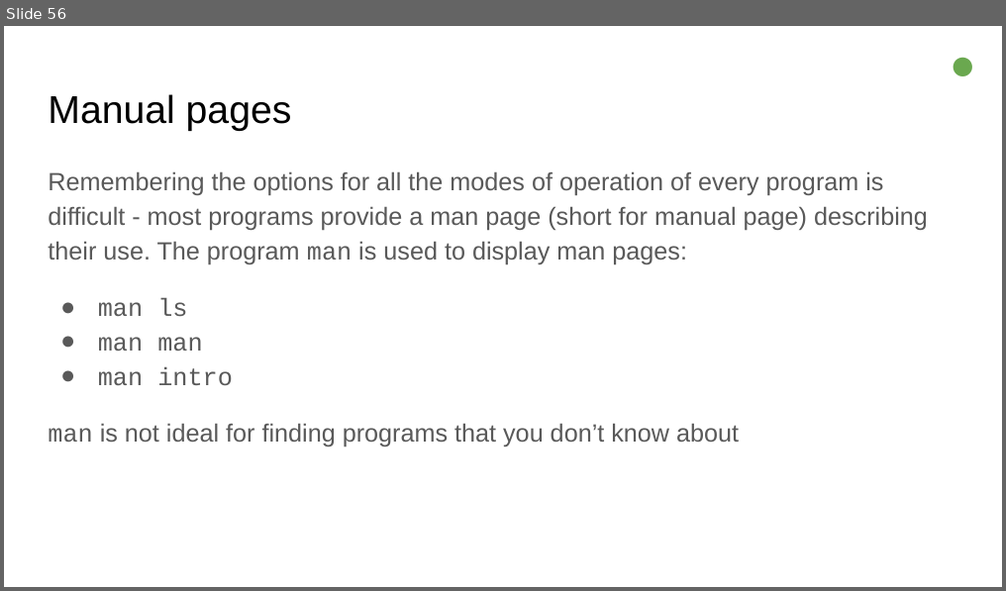
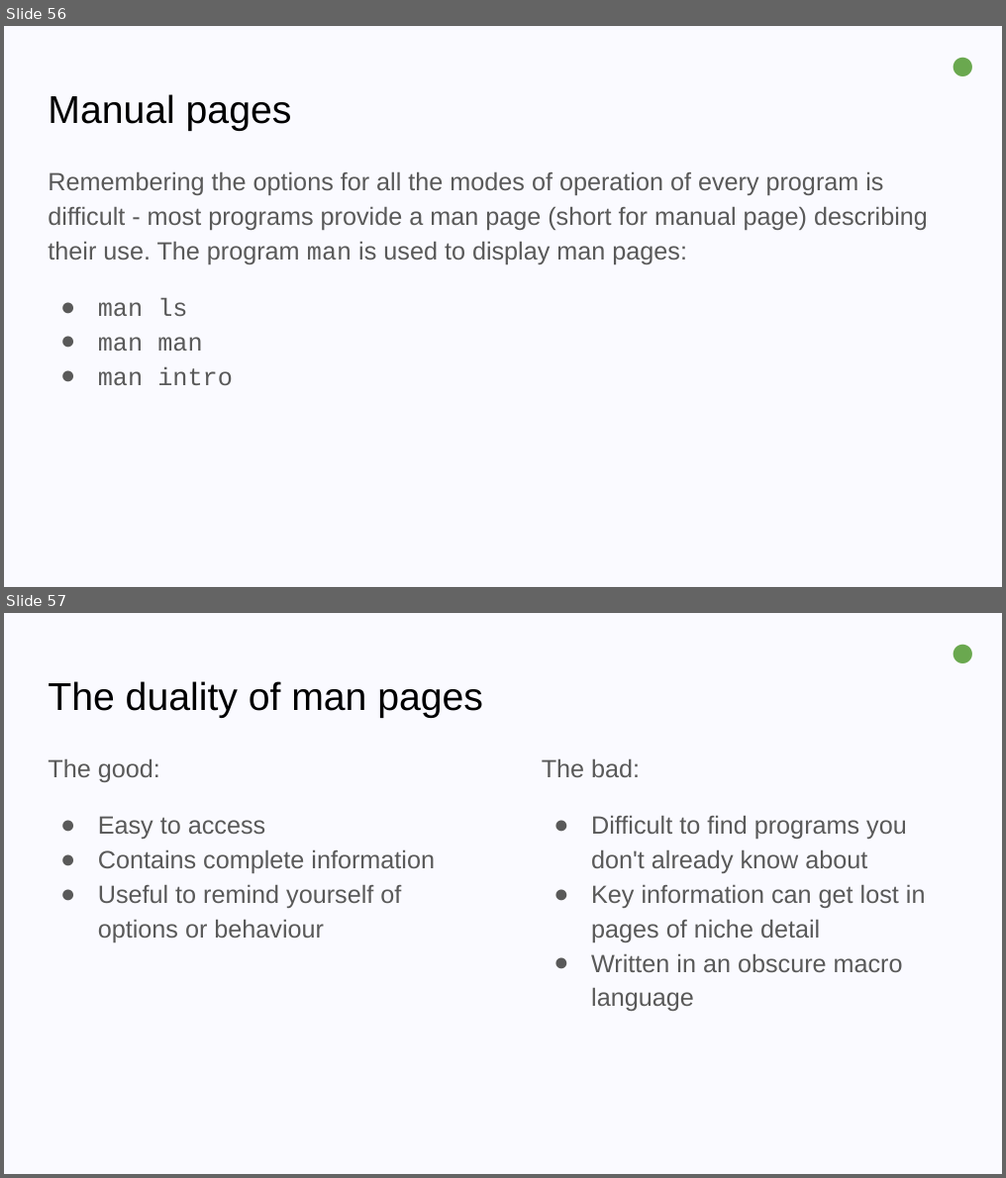
Before and after one commit to itlfiles/docs, a slide deck: Intro to Linux.pptx. Shown one above the other, each under a label of ours: slide 56 before the commit, slides 56 and 57 after it. The pictures are 1006x591 and 1006x1178 pixels, drawn with LibreOffice and Linux fonts; fonts in the diff are those of the drawing. Boxes give left, top, right and bottom in pixels: in the first picture for what was removed or moved away, otherwise in the second. Text is boxed around its words. In the diff, an @@ line names an element or a change of style, - is before the commit and + after.

```diff
--- a/Intro to Linux.pptx
+++ b/Intro to Linux.pptx
@@ slide 57 added at bbox=[4, 613, 1002, 1174], background #FAFAFF @@
@@ text added at bbox=[923, 613, 1002, 687], 32 pt, text #6AA84F @@
+●
@@ title added at bbox=[48, 681, 483, 718], 28 pt, text #000000 @@
+The duality of man pages
@@ text added at bbox=[48, 759, 435, 943], 18 pt, text #595959 @@
+The good:
+● Easy to access
+● Contains complete information
+● Useful to remind yourself of options or behaviour
@@ text added at bbox=[542, 759, 926, 1011], 18 pt, text #595959 @@
+The bad:
+● Difficult to find programs you don't already know about
+● Key information can get lost in pages of niche detail
+● Written in an obscure macro language
@@ slide 56 changed as well @@
@@ background #FFFFFF to #FAFAFF @@
@@ text at bbox=[48, 423, 739, 447]: paragraph removed @@
-man is not ideal for finding programs that you don’t know about
```
Also in this commit, not shown: 134 other slides changed, 2 slides removed, 1 other file.
